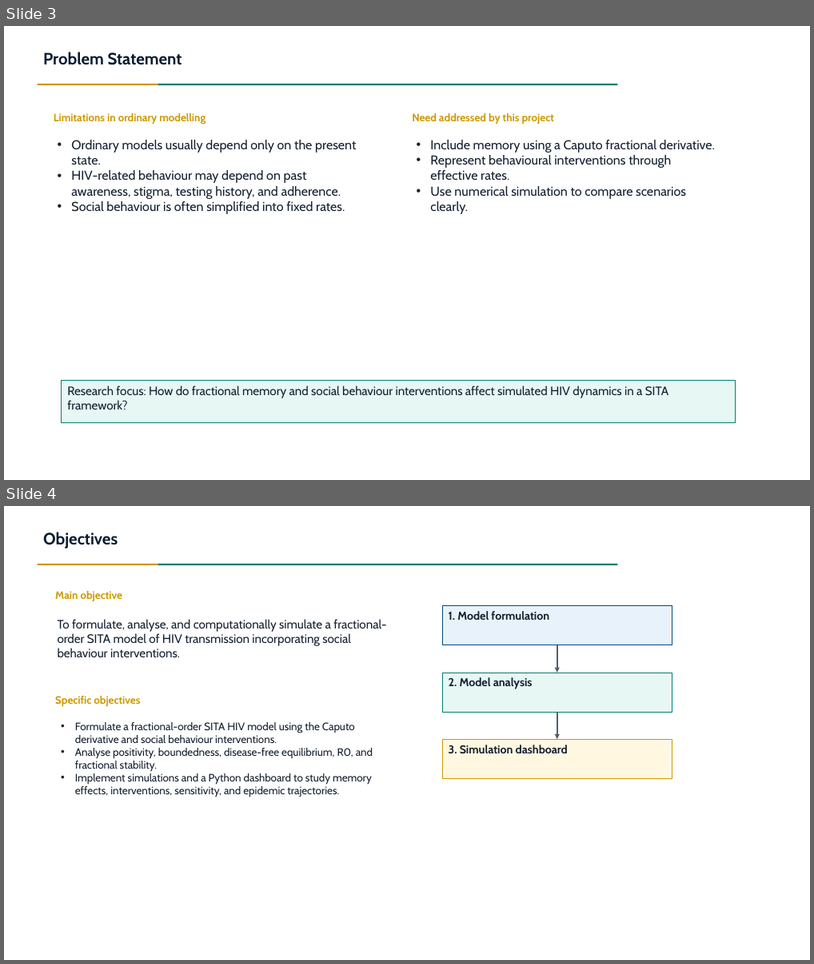
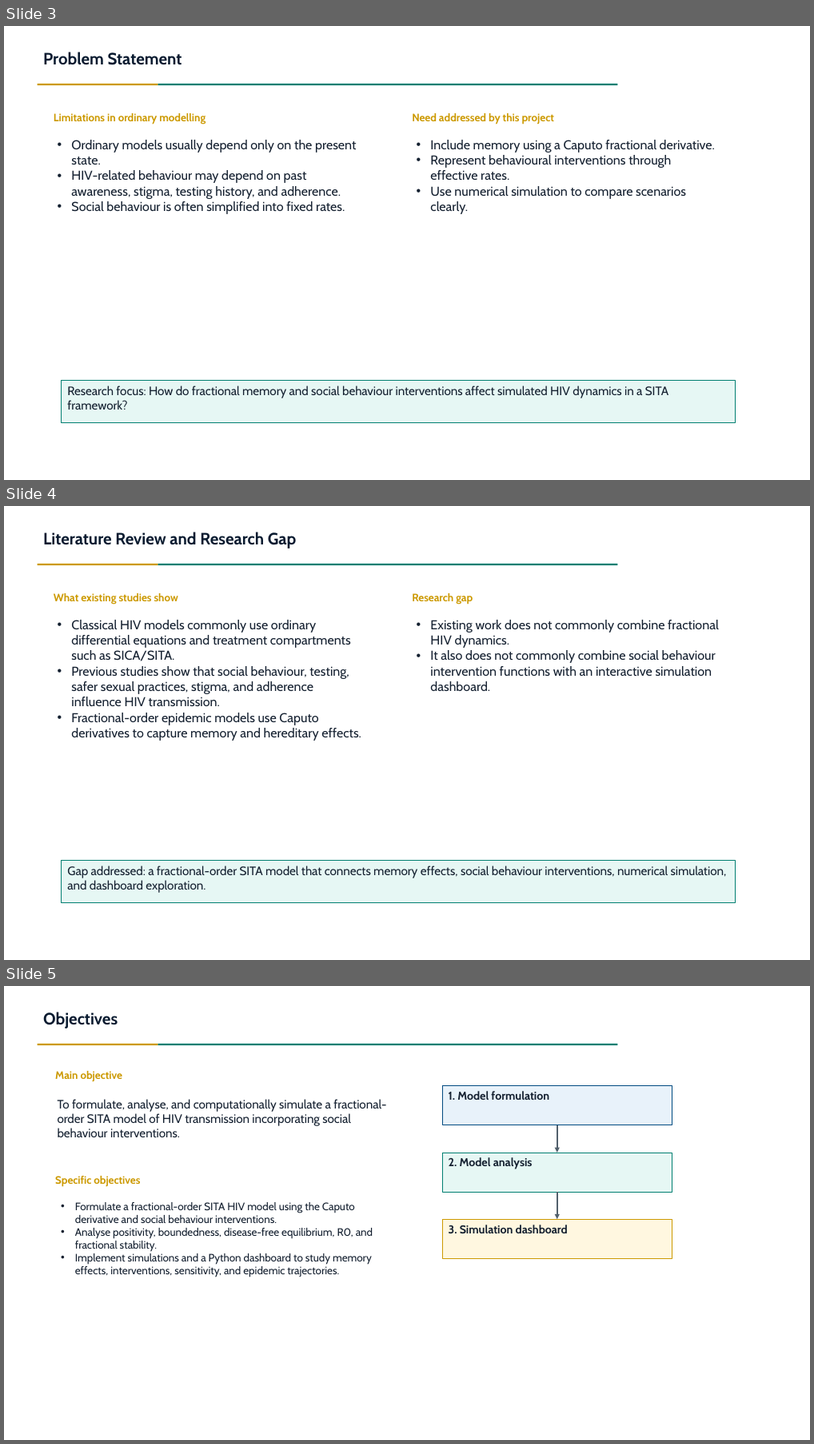
Before and after one commit to Lambert-01/HIV-MODEL, a slide deck: presentation/FracHIV_SITA_Presentation.pptx. Shown one above the other, each under a label of ours: slides 3 and 4 before the commit, slides 3, 4 and 5 after it. The pictures are 814x964 and 814x1444 pixels, drawn with LibreOffice and Linux fonts; fonts in the diff are those of the drawing. Boxes give left, top, right and bottom in pixels: in the first picture for what was removed or moved away, otherwise in the second. Text is boxed around its words. In the diff, an @@ line names an element or a change of style, - is before the commit and + after.

```diff
--- a/presentation/FracHIV_SITA_Presentation.pptx
+++ b/presentation/FracHIV_SITA_Presentation.pptx
@@ slide 4 added at bbox=[4, 506, 810, 960], background #FFFFFF @@
@@ text added at bbox=[43, 532, 297, 548], 19.6 pt, text #0A1B30, bold @@
+Literature Review and Research Gap
@@ rectangle added at bbox=[38, 564, 158, 565], fill #CC9900 @@
@@ rectangle added at bbox=[158, 564, 618, 565], fill #007E70 @@
@@ text added at bbox=[54, 593, 178, 604], 12.8 pt, text #CC9900, bold @@
+What existing studies show
@@ text added at bbox=[412, 593, 473, 604], 12.8 pt, text #CC9900, bold @@
+Research gap
@@ text added at bbox=[71, 620, 362, 740], 15.3 pt, text #142030 @@
+• Classical HIV models commonly use ordinary differential equations and treatment compartments such as SICA/SITA.
+• Previous studies show that social behaviour, testing, safer sexual practices, stigma, and adherence influence HIV transmission.
+• Fractional-order epidemic models use Caputo derivatives to capture memory and hereditary effects.
@@ text added at bbox=[430, 620, 719, 691], 15.3 pt, text #142030 @@
+• Existing work does not commonly combine fractional HIV dynamics.
+• It also does not commonly combine social behaviour intervention functions with an interactive simulation dashboard.
@@ rectangle added at bbox=[62, 860, 736, 902], fill #E6F7F4, outline #007E70 0.75 pt, 14.4 pt, text #142030 @@
+Gap addressed: a fractional-order SITA model that connects memory effects, social behaviour interventions, numerical simulation, and dashboard exploration.
@@ what was slide 4 is now slide 5 @@
```
Also in this commit, not shown: 4 other files.
